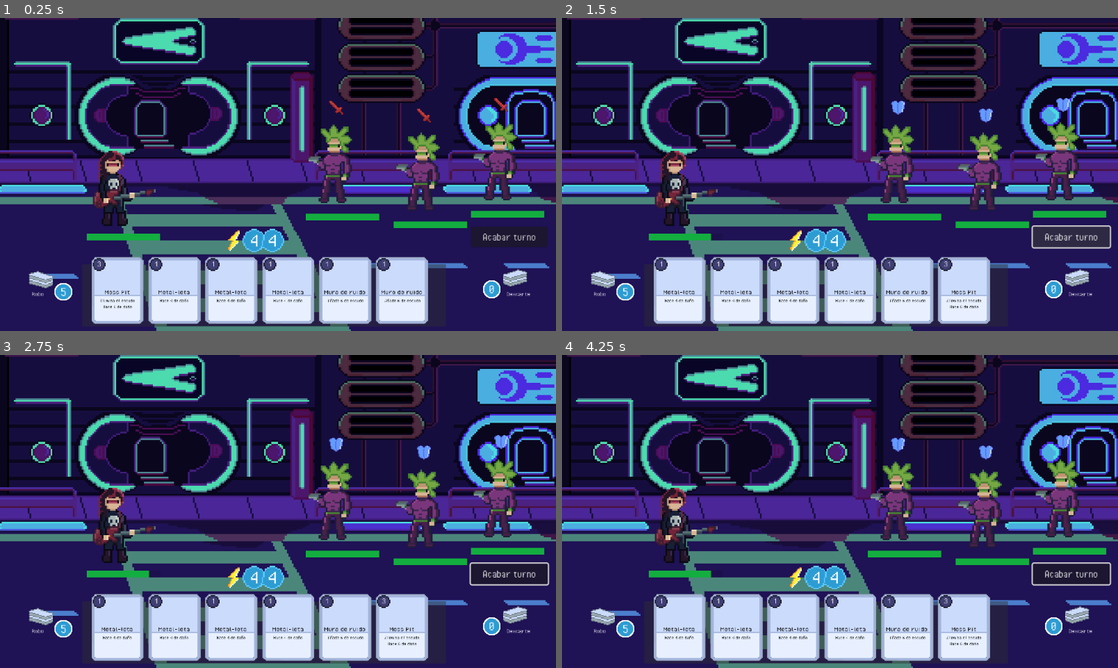
Above: before the commit, frames 1-4 (two rows, left to right).
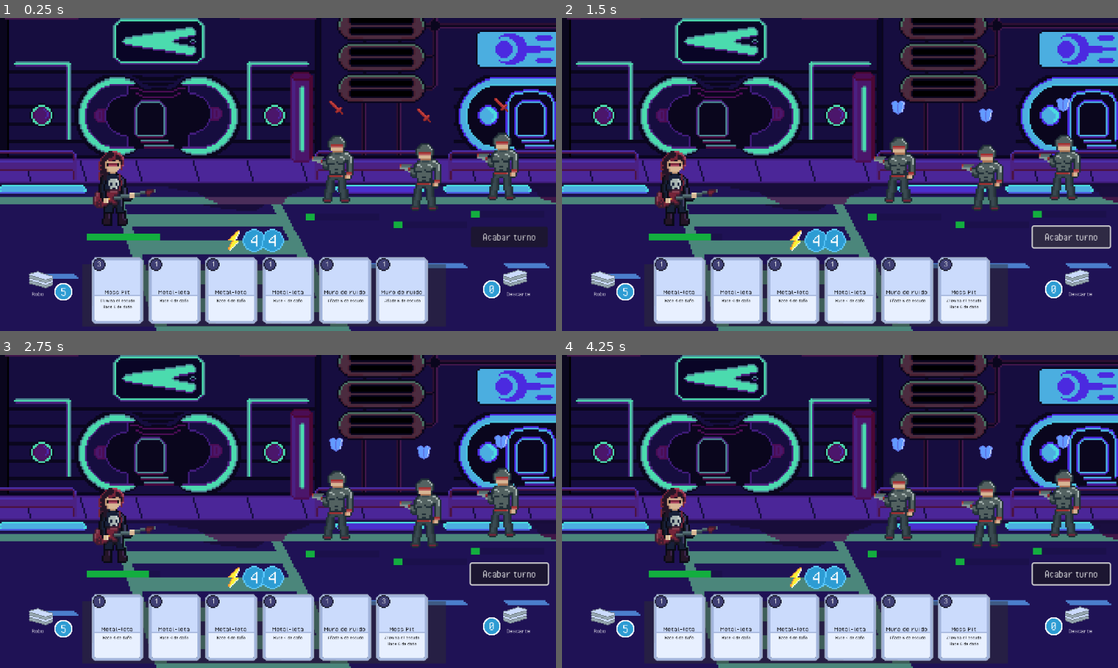
Above: after the commit, the same moments.

Repository: pablo-moreno/cyberdeck
Game: Godot game, scene res://scenes/battle.tscn
Same seed, same stepped clock (60 frames per second), same inputs: the game is played once before the commit and once after it.
Inputs (mouse positions are in pixels of both pictures, inside the frame that each line leads up to):
- Up to frame 1 (0.25 s): no input
- Up to frame 2 (1.5 s): tap Enter at 0.5 s; drag from (678, 180) to (895, 105) at 0.52 s; click "Acabar turno" at 1.25 s
- Up to frame 3 (2.75 s): drag from (339, 502) to (250, 574) at 2.02 s
- Up to frame 4 (4.25 s): move the mouse to (984, 508) at 2.77 s; click (984, 508) at 2.92 s; drag from (1062, 498) to (673, 464) at 3.52 s

The runs differ from the first frame. In frame 1, 4.1% of the frame differs, in the area x 55-98%, y 33-68%; in frame 2, 4.1%; in frame 3, 4.1%; in frame 4, 4.1%.

Commit message:
feat: added enemy animations

Diff:
--- a/scenes/battle.tscn
+++ b/scenes/battle.tscn
@@ -106,6 +106,7 @@
 horizontal_alignment = 1
 
 [node name="DiscardLabel" type="Label" parent="UI/DiscardPileIcon"]
+layout_mode = 0
 offset_left = 42.0
 offset_top = 22.0
 offset_right = 121.0
@@ -134,6 +135,7 @@
 horizontal_alignment = 1
 
 [node name="DrawLabel" type="Label" parent="UI/DrawPileIcon"]
+layout_mode = 0
 offset_left = -78.0
 offset_top = 16.0
 offset_right = 1.0
--- a/scenes/enemies/enemy.tscn
+++ b/scenes/enemies/enemy.tscn
@@ -1,13 +1,227 @@
-[gd_scene load_steps=9 format=3 uid="uid://ba22dkscl62q5"]
+[gd_scene load_steps=38 format=3 uid="uid://ba22dkscl62q5"]
 
 [ext_resource type="Script" uid="uid://byjr4llf3v7rs" path="res://scripts/enemies/enemy.gd" id="1_7p1mj"]
-[ext_resource type="Texture2D" uid="uid://bk3nwypv4iwcr" path="res://sprites/characters/punky.png" id="2_md0e3"]
+[ext_resource type="Texture2D" uid="uid://dlii1jn5jff7c" path="res://sprites/characters/cyborg-Sheet.png" id="2_jt03m"]
 [ext_resource type="Script" uid="uid://crfstdtmbnfuv" path="res://scripts/common/health.gd" id="3_4ra3w"]
 [ext_resource type="PackedScene" uid="uid://dx1x5o13r5yho" path="res://scenes/enemies/actions/attack_action.tscn" id="4_fcftc"]
 [ext_resource type="PackedScene" uid="uid://dy6piolcgrput" path="res://scenes/enemies/actions/shield_action.tscn" id="5_nb6gf"]
 [ext_resource type="PackedScene" uid="uid://b5i3fykbust0s" path="res://scenes/ui/progress_health_bar_gradient.tscn" id="6_nb6gf"]
 [ext_resource type="Script" uid="uid://cw68u1tj5oj6p" path="res://scripts/utils/dropable_area.gd" id="7_jt03m"]
 
+[sub_resource type="AtlasTexture" id="AtlasTexture_jt03m"]
+atlas = ExtResource("2_jt03m")
+region = Rect2(48, 0, 48, 64)
+
+[sub_resource type="AtlasTexture" id="AtlasTexture_n7575"]
+atlas = ExtResource("2_jt03m")
+region = Rect2(96, 0, 48, 64)
+
+[sub_resource type="AtlasTexture" id="AtlasTexture_qch6t"]
+atlas = ExtResource("2_jt03m")
+region = Rect2(144, 0, 48, 64)
+
+[sub_resource type="AtlasTexture" id="AtlasTexture_y5th1"]
+atlas = ExtResource("2_jt03m")
+region = Rect2(192, 0, 48, 64)
+
+[sub_resource type="AtlasTexture" id="AtlasTexture_tihwb"]
+atlas = ExtResource("2_jt03m")
+region = Rect2(240, 0, 48, 64)
+
+[sub_resource type="AtlasTexture" id="AtlasTexture_p7w77"]
+atlas = ExtResource("2_jt03m")
+region = Rect2(288, 0, 48, 64)
+
+[sub_resource type="AtlasTexture" id="AtlasTexture_k4gvh"]
+atlas = ExtResource("2_jt03m")
+region = Rect2(336, 0, 48, 64)
+
+[sub_resource type="AtlasTexture" id="AtlasTexture_twn6s"]
+atlas = ExtResource("2_jt03m")
+region = Rect2(384, 0, 48, 64)
+
+[sub_resource type="AtlasTexture" id="AtlasTexture_sb86v"]
+atlas = ExtResource("2_jt03m")
+region = Rect2(432, 0, 48, 64)
+
+[sub_resource type="AtlasTexture" id="AtlasTexture_pe3k2"]
+atlas = ExtResource("2_jt03m")
+region = Rect2(480, 0, 48, 64)
+
+[sub_resource type="AtlasTexture" id="AtlasTexture_kugq1"]
+atlas = ExtResource("2_jt03m")
+region = Rect2(528, 0, 48, 64)
+
+[sub_resource type="AtlasTexture" id="AtlasTexture_x3klb"]
+atlas = ExtResource("2_jt03m")
+region = Rect2(576, 0, 48, 64)
+
+[sub_resource type="AtlasTexture" id="AtlasTexture_smbsv"]
+atlas = ExtResource("2_jt03m")
+region = Rect2(624, 0, 48, 64)
+
+[sub_resource type="AtlasTexture" id="AtlasTexture_maese"]
+atlas = ExtResource("2_jt03m")
+region = Rect2(672, 0, 48, 64)
+
+[sub_resource type="AtlasTexture" id="AtlasTexture_4f0mh"]
+atlas = ExtResource("2_jt03m")
+region = Rect2(720, 0, 48, 64)
+
+[sub_resource type="AtlasTexture" id="AtlasTexture_gc4hx"]
+atlas = ExtResource("2_jt03m")
+region = Rect2(768, 0, 48, 64)
+
+[sub_resource type="AtlasTexture" id="AtlasTexture_f6y8w"]
+atlas = ExtResource("2_jt03m")
+region = Rect2(816, 0, 48, 64)
+
+[sub_resource type="AtlasTexture" id="AtlasTexture_y2gxb"]
+atlas = ExtResource("2_jt03m")
+region = Rect2(864, 0, 48, 64)
+
+[sub_resource type="AtlasTexture" id="AtlasTexture_3xxyr"]
+atlas = ExtResource("2_jt03m")
+region = Rect2(912, 0, 48, 64)
+
+[sub_resource type="AtlasTexture" id="AtlasTexture_xiois"]
+atlas = ExtResource("2_jt03m")
+region = Rect2(960, 0, 48, 64)
+
+[sub_resource type="AtlasTexture" id="AtlasTexture_e4ejd"]
+atlas = ExtResource("2_jt03m")
+region = Rect2(48, 0, 48, 64)
+
+[sub_resource type="AtlasTexture" id="AtlasTexture_7v5dn"]
+atlas = ExtResource("2_jt03m")
+region = Rect2(96, 0, 48, 64)
+
+[sub_resource type="AtlasTexture" id="AtlasTexture_8ma66"]
+atlas = ExtResource("2_jt03m")
+region = Rect2(144, 0, 48, 64)
+
+[sub_resource type="AtlasTexture" id="AtlasTexture_emj2s"]
+atlas = ExtResource("2_jt03m")
+region = Rect2(192, 0, 48, 64)
+
+[sub_resource type="AtlasTexture" id="AtlasTexture_rhg24"]
+atlas = ExtResource("2_jt03m")
+region = Rect2(240, 0, 48, 64)
+
+[sub_resource type="AtlasTexture" id="AtlasTexture_xteqa"]
+atlas = ExtResource("2_jt03m")
+region = Rect2(288, 0, 48, 64)
+
+[sub_resource type="AtlasTexture" id="AtlasTexture_mrpkq"]
+atlas = ExtResource("2_jt03m")
+region = Rect2(336, 0, 48, 64)
+
+[sub_resource type="AtlasTexture" id="AtlasTexture_rme1b"]
+atlas = ExtResource("2_jt03m")
+region = Rect2(384, 0, 48, 64)
+
+[sub_resource type="SpriteFrames" id="SpriteFrames_nb6gf"]
+animations = [{
+"frames": [{
+"duration": 1.0,
+"texture": SubResource("AtlasTexture_jt03m")
+}, {
+"duration": 1.0,
+"texture": SubResource("AtlasTexture_n7575")
+}, {
+"duration": 1.0,
+"texture": SubResource("AtlasTexture_qch6t")
+}, {
+"duration": 1.0,
+"texture": SubResource("AtlasTexture_y5th1")
+}, {
+"duration": 1.0,
+"texture": SubResource("AtlasTexture_tihwb")
+}, {
+"duration": 1.0,
+"texture": SubResource("AtlasTexture_p7w77")
+}, {
+"duration": 1.0,
+"texture": SubResource("AtlasTexture_k4gvh")
+}, {
+"duration": 1.0,
+"texture": SubResource("AtlasTexture_twn6s")
+}],
+"loop": false,
+"name": &"damaged",
+"speed": 5.0
+}, {
+"frames": [{
+"duration": 1.0,
+"texture": SubResource("AtlasTexture_sb86v")
+}, {
+"duration": 1.0,
+"texture": SubResource("AtlasTexture_pe3k2")
+}, {
+"duration": 1.0,
+"texture": SubResource("AtlasTexture_kugq1")
+}, {
+"duration": 1.0,
+"texture": SubResource("AtlasTexture_x3klb")
+}, {
+"duration": 1.0,
+"texture": SubResource("AtlasTexture_smbsv")
+}, {
+"duration": 1.0,
+"texture": SubResource("AtlasTexture_maese")
+}, {
+"duration": 1.0,
+"texture": SubResource("AtlasTexture_4f0mh")
+}, {
+"duration": 1.0,
+"texture": SubResource("AtlasTexture_gc4hx")
+}, {
+"duration": 1.0,
+"texture": SubResource("AtlasTexture_f6y8w")
+}, {
+"duration": 1.0,
+"texture": SubResource("AtlasTexture_y2gxb")
+}, {
+"duration": 1.0,
+"texture": SubResource("AtlasTexture_3xxyr")
+}, {
+"duration": 1.0,
+"texture": SubResource("AtlasTexture_xiois")
+}],
+"loop": false,
+"name": &"dead",
+"speed": 16.0
+}, {
+"frames": [{
+"duration": 1.0,
+"texture": SubResource("AtlasTexture_e4ejd")
+}, {
+"duration": 1.0,
+"texture": SubResource("AtlasTexture_7v5dn")
+}, {
+"duration": 1.0,
+"texture": SubResource("AtlasTexture_8ma66")
+}, {
+"duration": 1.0,
+"texture": SubResource("AtlasTexture_emj2s")
+}, {
+"duration": 1.0,
+"texture": SubResource("AtlasTexture_rhg24")
+}, {
+"duration": 1.0,
+"texture": SubResource("AtlasTexture_xteqa")
+}, {
+"duration": 1.0,
+"texture": SubResource("AtlasTexture_mrpkq")
+}, {
+"duration": 1.0,
+"texture": SubResource("AtlasTexture_rme1b")
+}],
+"loop": true,
+"name": &"idle",
+"speed": 10.0
+}]
+
 [sub_resource type="CapsuleShape2D" id="CapsuleShape2D_4ra3w"]
 radius = 39.0
 height = 108.0
@@ -16,10 +230,12 @@
 script = ExtResource("1_7p1mj")
 metadata/_custom_type_script = "uid://byjr4llf3v7rs"
 
-[node name="Sprite2D" type="Sprite2D" parent="."]
+[node name="AnimatedSprite2D" type="AnimatedSprite2D" parent="."]
 scale = Vector2(2, 2)
-texture = ExtResource("2_md0e3")
-flip_h = true
+sprite_frames = SubResource("SpriteFrames_nb6gf")
+animation = &"dead"
+frame = 11
+frame_progress = 1.0
 
 [node name="CollisionShape2D" type="CollisionShape2D" parent="."]
 visible = false
@@ -27,7 +243,7 @@
 
 [node name="Health" type="Node" parent="."]
 script = ExtResource("3_4ra3w")
-health = 32
+health = 4
 current_max_health = 32
 metadata/_custom_type_script = "uid://crfstdtmbnfuv"
 
--- a/scripts/enemies/action.gd
+++ b/scripts/enemies/action.gd
@@ -9,6 +9,9 @@
 
 @export var type: TYPE = TYPE.ATTACK
 @export var texture: CompressedTexture2D = null
+
+@export var animation: String = 'get_damage'
+
 @onready var icon: Sprite2D = $Icon
 
 
--- a/scripts/enemies/actions/attack.gd
+++ b/scripts/enemies/actions/attack.gd
@@ -9,6 +9,5 @@
 
 
 func run(player: Character, enemy: Enemy):
-    print("al ataqueeeeerrrr")
     var damage = _get_damage_to_apply(player)
     player.health.take_damage(damage)
--- a/scripts/enemies/enemy.gd
+++ b/scripts/enemies/enemy.gd
@@ -8,21 +8,30 @@
 @onready var health: Health = $Health
 @onready var actions: Node = $Actions
 @onready var intention_sprite: Sprite2D = $IntentionSprite
-@onready var sprite: Sprite2D = $Sprite2D
+@onready var sprite: AnimatedSprite2D = $AnimatedSprite2D
 @onready var dropable_card_area: DropableCardArea = $DropableArea
+@onready var health_progress_bar: TextureProgressBar = $TextureProgressBar
+
 @export var modulate_color: Color = Color(1.0, 0.512, 0.433)
+
+
+signal animate_action(name: String)
 
 
 var _player: Character = null
 var _current_action_index: int = 0
+var is_dead: bool = false
 
 
 func _ready() -> void:
     turn_started.connect(play)
     round_started.connect(_on_round_started)
     health.death.connect(_on_dead)
+    health.damaged.connect(_on_damaged)
     dropable_card_area.dragging_over.connect(_on_dropable_area_dragging_over)
     dropable_card_area.not_dragging.connect(_on_dropable_area_not_dragging)
+    sprite.animation_finished.connect(_emit_death)
+    sprite.play('idle')
 
 
 func set_player(player: Character):
@@ -32,8 +41,7 @@
 func play():
     health.reset_shield()
     _apply_next_action()
-    turn_ended.emit(self)
-
+    _end_turn()
 
 func _get_next_action() -> Action:
     var action = actions.get_child(_current_action_index)
@@ -46,6 +54,7 @@
 func _apply_next_action():
     var actions_count = actions.get_child_count()
     var action = _get_next_action()
+    var action_animation = action.animation
     action.run(_player, self)
 
     _current_action_index += 1
@@ -56,8 +65,18 @@
     action.icon.visible = false
 
 
+func _end_turn():
+    turn_ended.emit(self)
+    sprite.animation_finished.disconnect(_end_turn)
+    sprite.play('idle')
+
 func _on_dead():
-    death.emit(self)
+    health_progress_bar.visible = false
+    intention_sprite.visible = false
+    sprite.play("dead")
+
+func _on_damaged(amount: int):
+    sprite.play('damaged')
 
 
 func _on_round_started():
@@ -72,3 +91,6 @@
 
 func _on_dropable_area_not_dragging() -> void:
     sprite.modulate = Color(Color.WHITE, 1)
+
+func _emit_death():
+    death.emit(self)
Binary file added: sprites/characters/cyborg-Sheet.png
Not shown, added: sprites/characters/cyborg-Sheet.png.import
Binary file added: sprites/characters/cyborg.aseprite
Binary file added: sprites/characters/punky.aseprite
